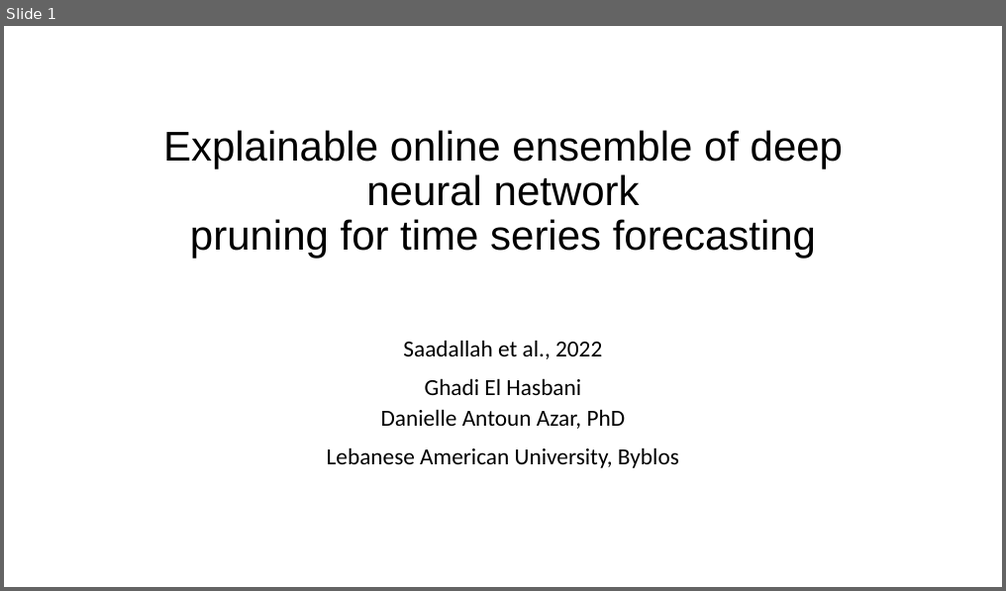
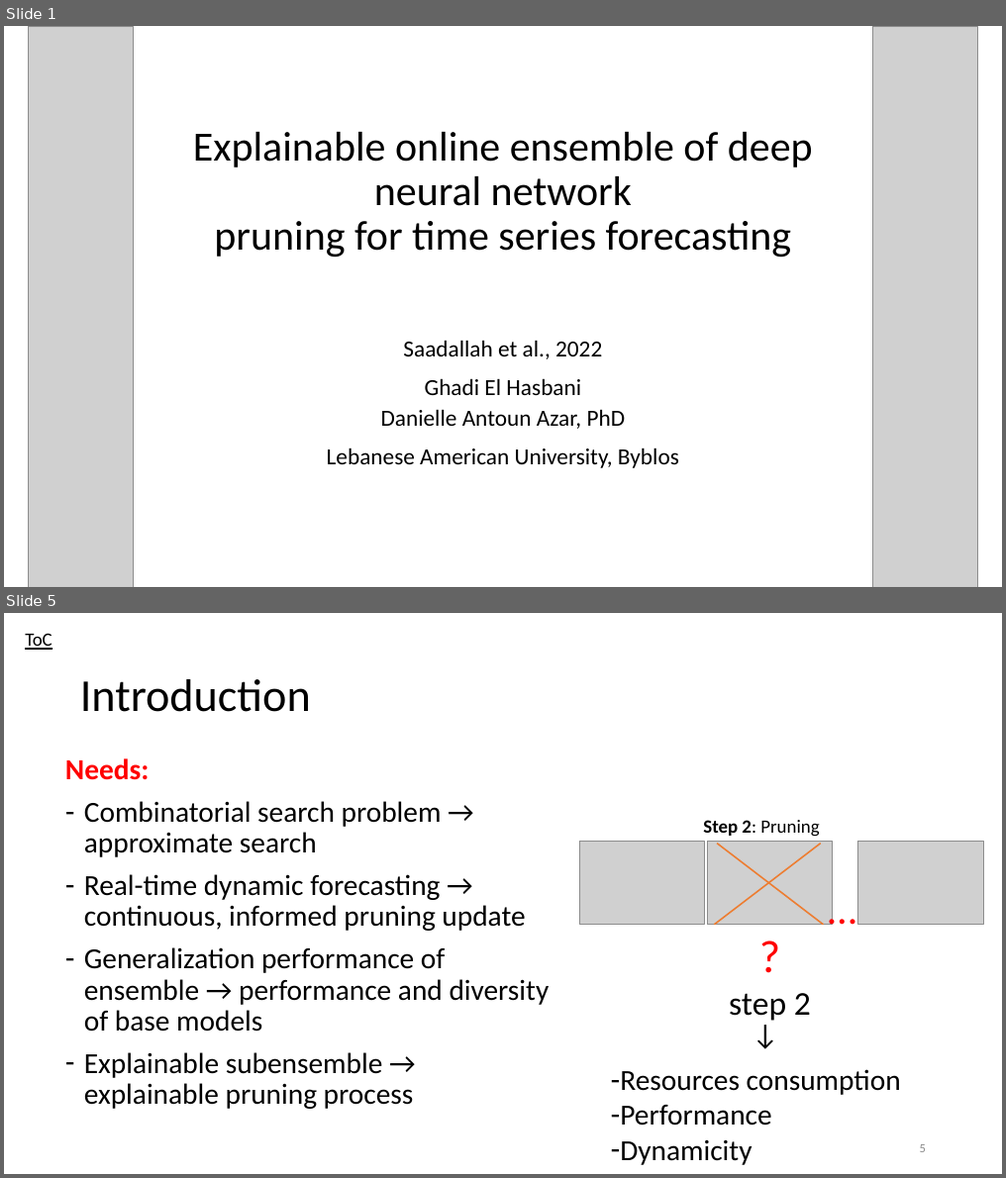
Before and after one commit to GhadiElHasbani/CSC615-MachineLearning, a slide deck: Assignment_2/Question4-presentation.pptx. Shown one above the other, each under a label of ours: slide 1 before the commit, slides 1 and 5 after it; the slides between them are not shown. The pictures are 1006x591 and 1006x1178 pixels, drawn with LibreOffice and Linux fonts; fonts in the diff are those of the drawing; grey boxes stand for pictures. Boxes give left, top, right and bottom in pixels: in the first picture for what was removed or moved away, otherwise in the second. Text is boxed around its words. In the diff, an @@ line names an element or a change of style, - is before the commit and + after.

```diff
--- a/Assignment_2/Question4-presentation.pptx
+++ b/Assignment_2/Question4-presentation.pptx
@@ slide 5 added at (4, 613, 1002, 1174), background #FFFFFF @@
@@ text added at (25, 633, 53, 650), 18 pt, text #000000, underline @@
+ToC
@@ title added at (80, 679, 311, 712), 44 pt, text #000000 @@
+Introduction
@@ text added at (65, 759, 549, 1109), 28 pt, text #000000 @@
+Needs:
+– Combinatorial search problem → approximate search
+– Real-time dynamic forecasting → continuous, informed pruning update
+– Generalization performance of ensemble → performance and diversity of base models
+– Explainable subensemble → explainable pruning process
@@ text added at (703, 820, 819, 837), 18 pt, text #000000 @@
+Step 2: Pruning
@@ picture added at (579, 842, 704, 925) @@
@@ picture added at (708, 842, 833, 925) @@
@@ line added from (821, 844) to (715, 925), #ED7D31 1.5 pt @@
@@ line added from (718, 844) to (824, 925), #ED7D31 1.5 pt @@
@@ picture added at (858, 842, 983, 925) @@
@@ text added at (821, 879, 890, 937), 40 pt, text #FF0000 @@
+…
@@ text added at (620, 993, 901, 1165), 28 pt, text #000000 @@
+?
+step 2
+– Resources consumption
+– Performance
+– Dynamicity
@@ text added at (746, 1018, 789, 1061), 28 pt, text #000000 @@
+→
@@ page number added at (920, 1145, 926, 1153), 12 pt, text #8C8C8C @@
+5
@@ slide 1 changed as well @@
@@ picture added at (28, 26, 133, 587) @@
@@ picture added at (873, 26, 978, 587) @@
@@ title "Explainable online ensemble of deep ..." at (193, 132, 813, 258): font Arial to Calibri @@
```
Also in this commit, not shown: 3 other slides changed, 15 other slides added, 2 slides removed.
